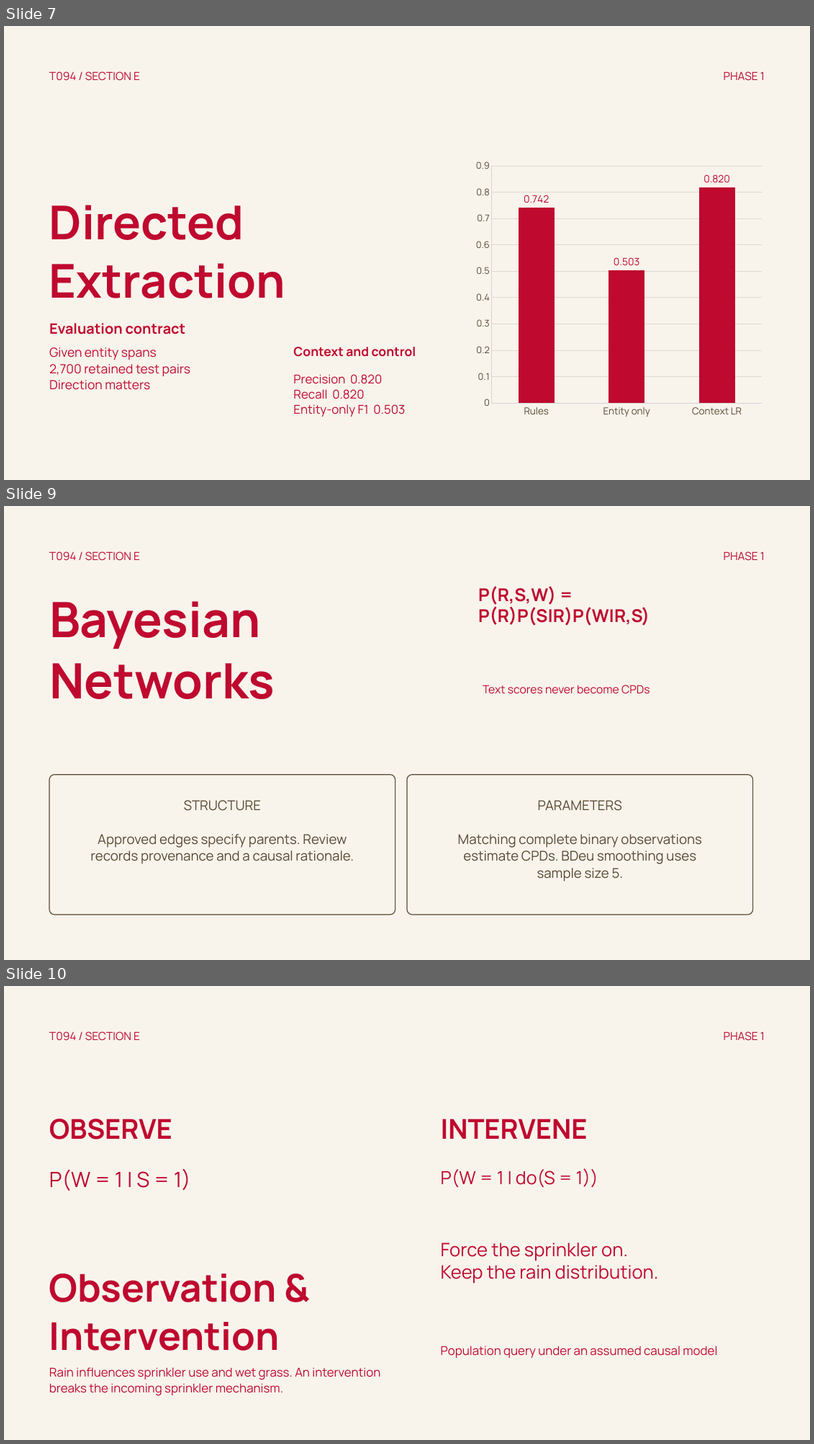
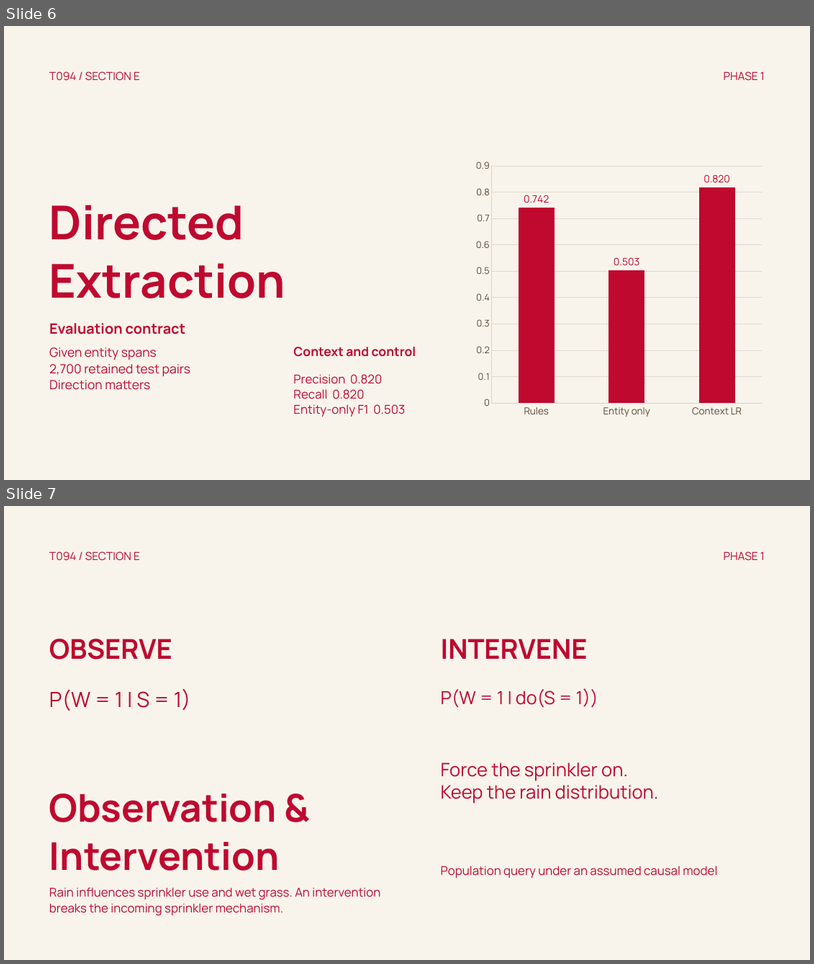
Before and after one commit to Mystic-commits/AML-DL_Project, a slide deck: docs/phase1_presentation.pptx. Shown one above the other, each under a label of ours: slides 7, 9 and 10 before the commit, slides 6 and 7 after it; the slides between them are not shown. The pictures are 814x1444 and 814x964 pixels, drawn with LibreOffice and Linux fonts; fonts in the diff are those of the drawing. Boxes give left, top, right and bottom in pixels: in the first picture for what was removed or moved away, otherwise in the second. Text is boxed around its words. In the diff, an @@ line names an element or a change of style, - is before the commit and + after.

Commit message:
docs(presentation): condense to eight slides and remove Phase 2 references

```diff
--- a/docs/phase1_presentation.pptx
+++ b/docs/phase1_presentation.pptx
@@ slide 9 removed at [4,506,810,960], background #F8F4EC @@
@@ text removed at [49,551,140,561] @@
-T094 / SECTION E
@@ text removed at [724,551,765,561] @@
-PHASE 1
@@ text removed at [478,586,650,626] @@
-P(R,S,W) =
-P(R)P(S|R)P(W|R,S)
@@ text removed at [49,601,275,699] @@
-Bayesian
-Networks
@@ text removed at [483,685,651,694] @@
-Text scores never become CPDs
@@ freeform shape removed at [49,775,395,914] @@
@@ freeform shape removed at [407,775,753,914] @@
@@ text removed at [90,800,354,864] @@
-STRUCTURE
-Approved edges specify parents. Review records provenance and a causal rationale.
@@ text removed at [458,800,702,881] @@
-PARAMETERS
-Matching complete binary observations estimate CPDs. BDeu smoothing uses sample size 5.
@@ what was slide 7 is now slide 6 @@
@@ what was slide 10 is now slide 7 @@
```
Also in this commit, not shown: 1 slide changed, 6 other slides removed, 5 other files.
